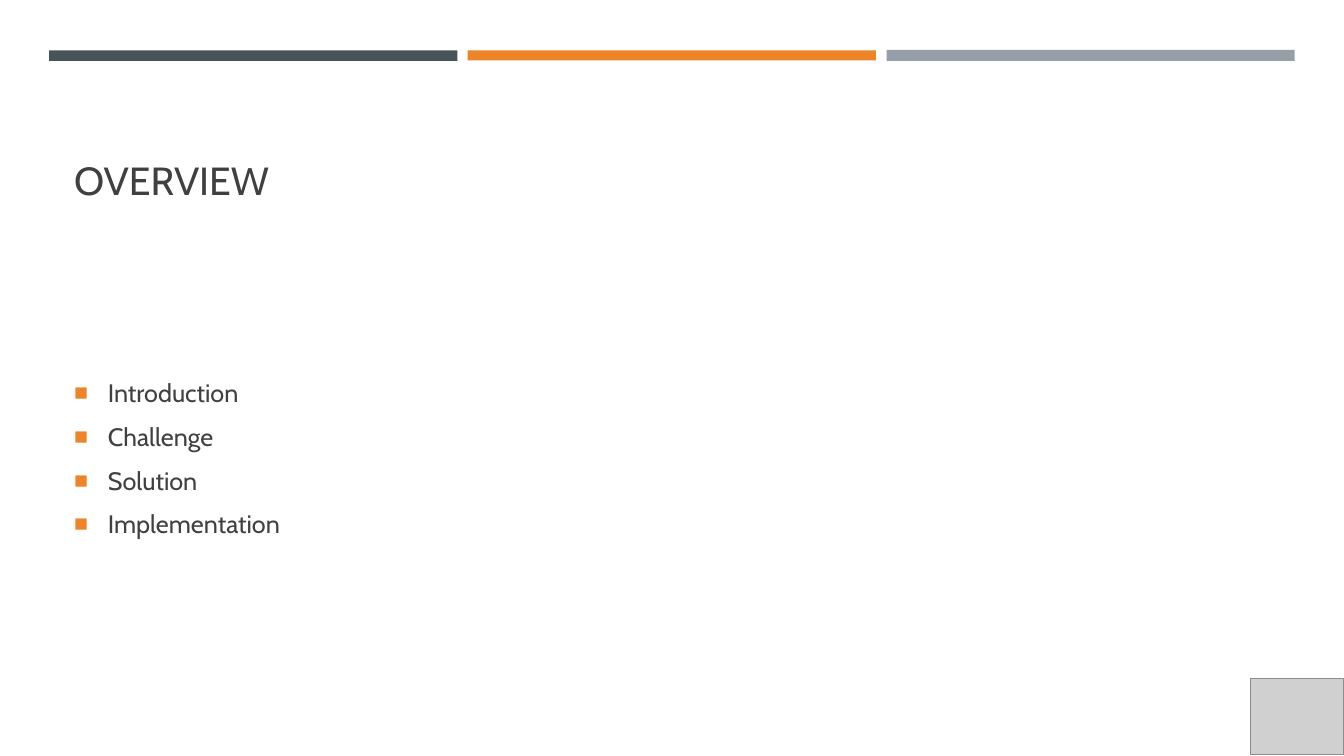
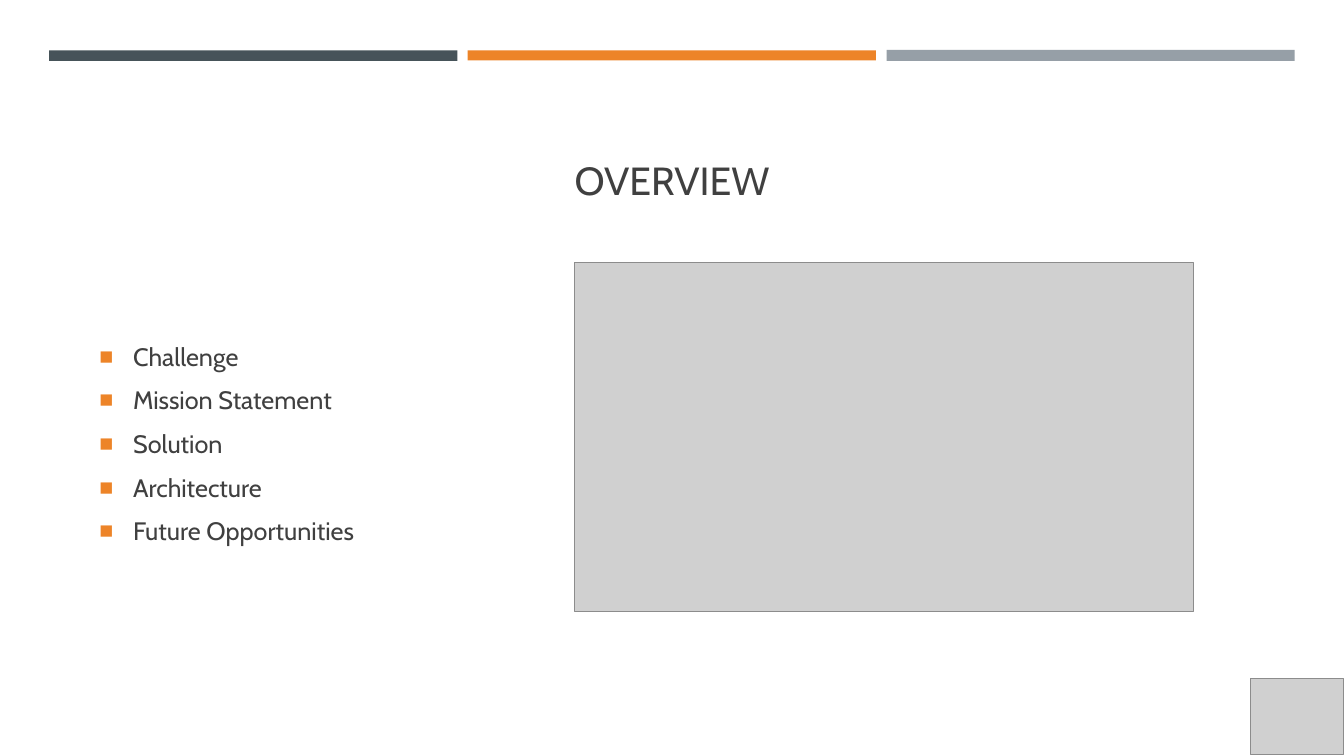
Before and after one commit to femioladipo/retinear, a slide deck: slide 2 of Retinear Google 2019.pptx. Drawn at 1344x756 pixels with LibreOffice and Linux fonts; fonts in the diff are those of the drawing; grey boxes stand for pictures. Boxes give left, top, right and bottom in pixels: in the first picture for what was removed or moved away, otherwise in the second. Text is boxed around its words. In the diff, an @@ line names an element or a change of style, - is before the commit and + after.

```diff
--- a/Retinear Google 2019.pptx
+++ b/Retinear Google 2019.pptx
@@ title "OVERVIEW" at <box>575,167,770,196</box>: alignment left to centre @@
@@ text "Challenge": place and size @@
-text "Challenge" at <box>108,383,280,539</box>
+text "Challenge" at <box>133,347,353,546</box>
@@ picture added at <box>575,263,1194,612</box> @@
@@ text at <box>108,383,239,403</box>: paragraph removed @@
-■ Introduction
@@ text at <box>133,391,331,410</box>: paragraph added @@
+■ Mission Statement
@@ text at <box>133,478,353,546</box>: text changed @@
-■ Implementation
+■ Architecture
+■ Future Opportunities
```
Also in this commit, not shown: 2 other slides changed, 4 slides added, 2 slides removed.
